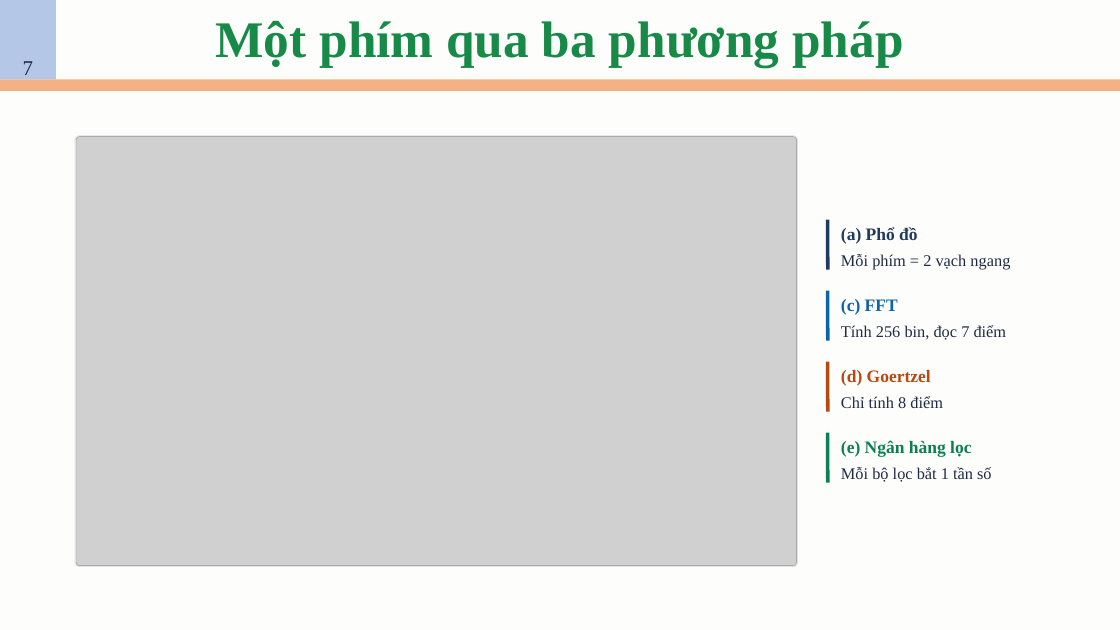
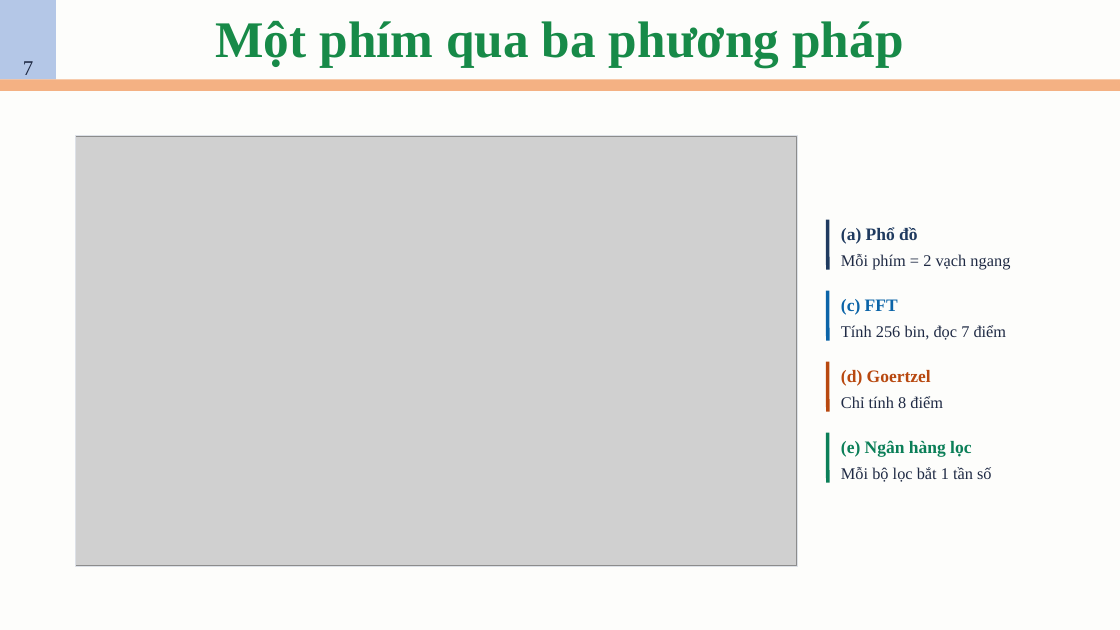
Before and after one commit to AIVIETNAM-AIO-DoHongNhat/DTMF, a slide deck: slide 8 of slides/Hệ thống phát và giải mã tín hiệu DTMF.pptx (slide 7 before the commit). Drawn at 1120x630 pixels with LibreOffice and Linux fonts; fonts in the diff are those of the drawing; grey boxes stand for pictures. Boxes give left, top, right and bottom in pixels: in the first picture for what was removed or moved away, otherwise in the second. Text is boxed around its words. In the diff, an @@ line names an element or a change of style, - is before the commit and + after.

```diff
--- a/slides/Hệ thống phát và giải mã tín hiệu DTMF.pptx
+++ b/slides/Hệ thống phát và giải mã tín hiệu DTMF.pptx
@@ rectangle at <box>75,135,798,567</box>: rounded rectangle to rectangle @@
@@ rectangle at <box>76,136,798,566</box>: rounded rectangle to rectangle @@
```
Also in this commit, not shown: 14 other slides changed, 11 slides added, 2 slides removed, 5 other files.
